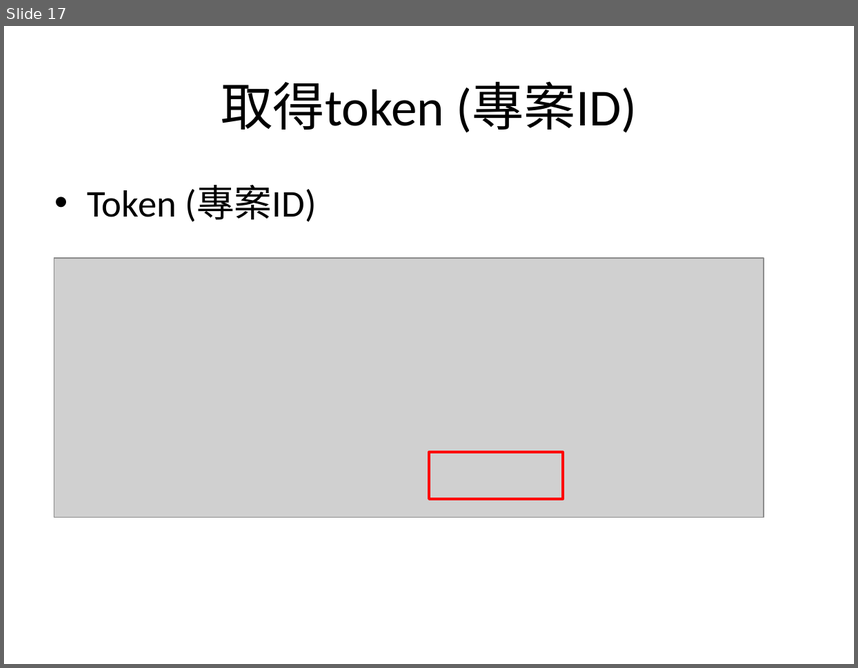
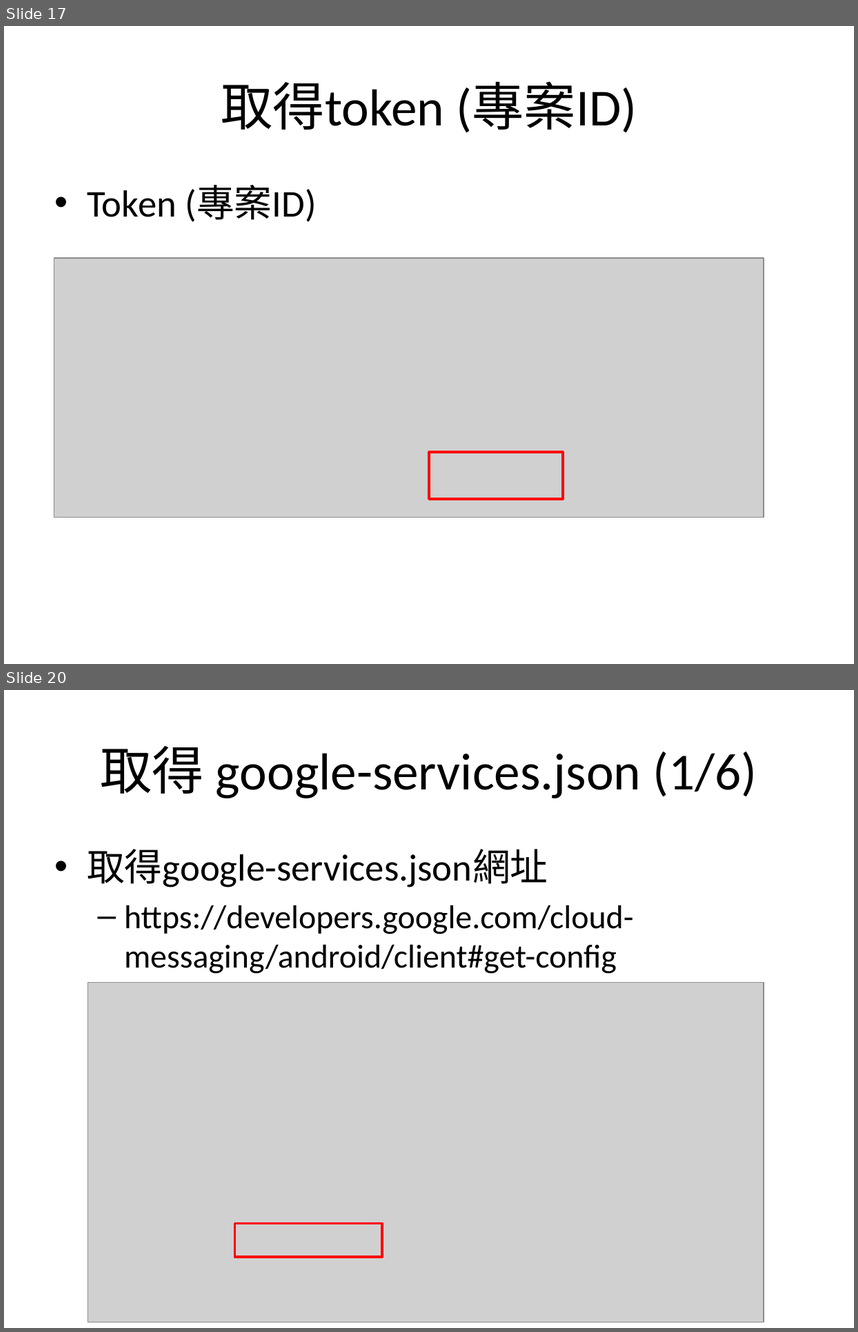
Before and after one commit to sonnyshih/AndroidDemoSample, a slide deck: CustomerUIDemo/GCM instruction.pptx. Shown one above the other, each under a label of ours: slide 17 before the commit, slides 17 and 20 after it; the slides between them are not shown. The pictures are 858x668 and 858x1332 pixels, drawn with LibreOffice and Linux fonts; fonts in the diff are those of the drawing; grey boxes stand for pictures. Boxes give left, top, right and bottom in pixels: in the first picture for what was removed or moved away, otherwise in the second. Text is boxed around its words. In the diff, an @@ line names an element or a change of style, - is before the commit and + after.

```diff
--- a/CustomerUIDemo/GCM instruction.pptx
+++ b/CustomerUIDemo/GCM instruction.pptx
@@ slide 20 added at [4,690,854,1328], background #FFFFFF @@
@@ title added at [100,746,757,798], 44 pt, text #000000 @@
+取得 google-services.json (1/6)
@@ text added at [87,849,633,974], 28 pt, text #000000 @@
+• 取得google-services.json網址
+  – https://developers.google.com/cloud-messaging/android/client#get-config
@@ picture added at [87,983,763,1323] @@
@@ rectangle added at [235,1223,382,1256], outline #FF0000 2 pt @@
```
Also in this commit, not shown: 2 slides changed, 5 other slides added, 2 slides removed, 15 other files.
